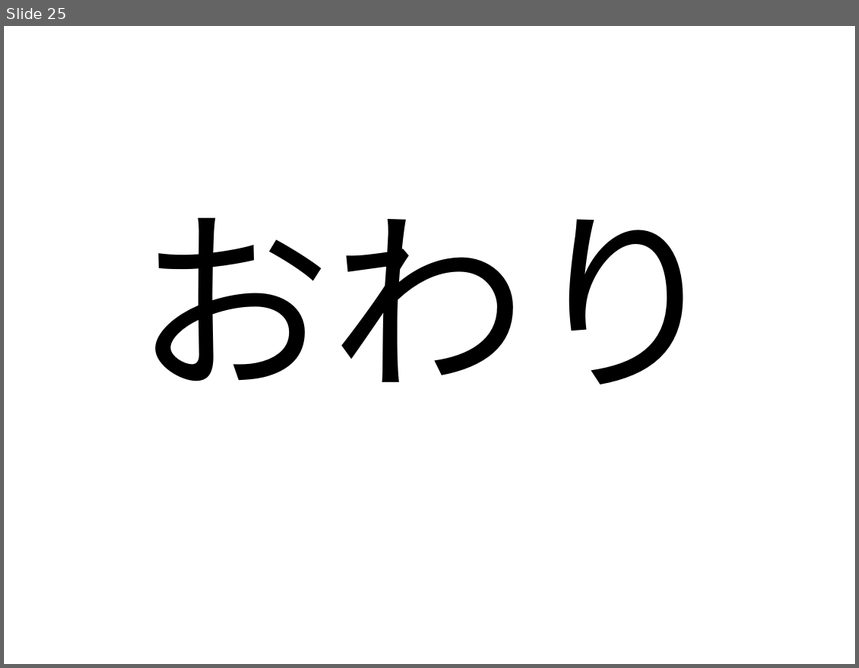
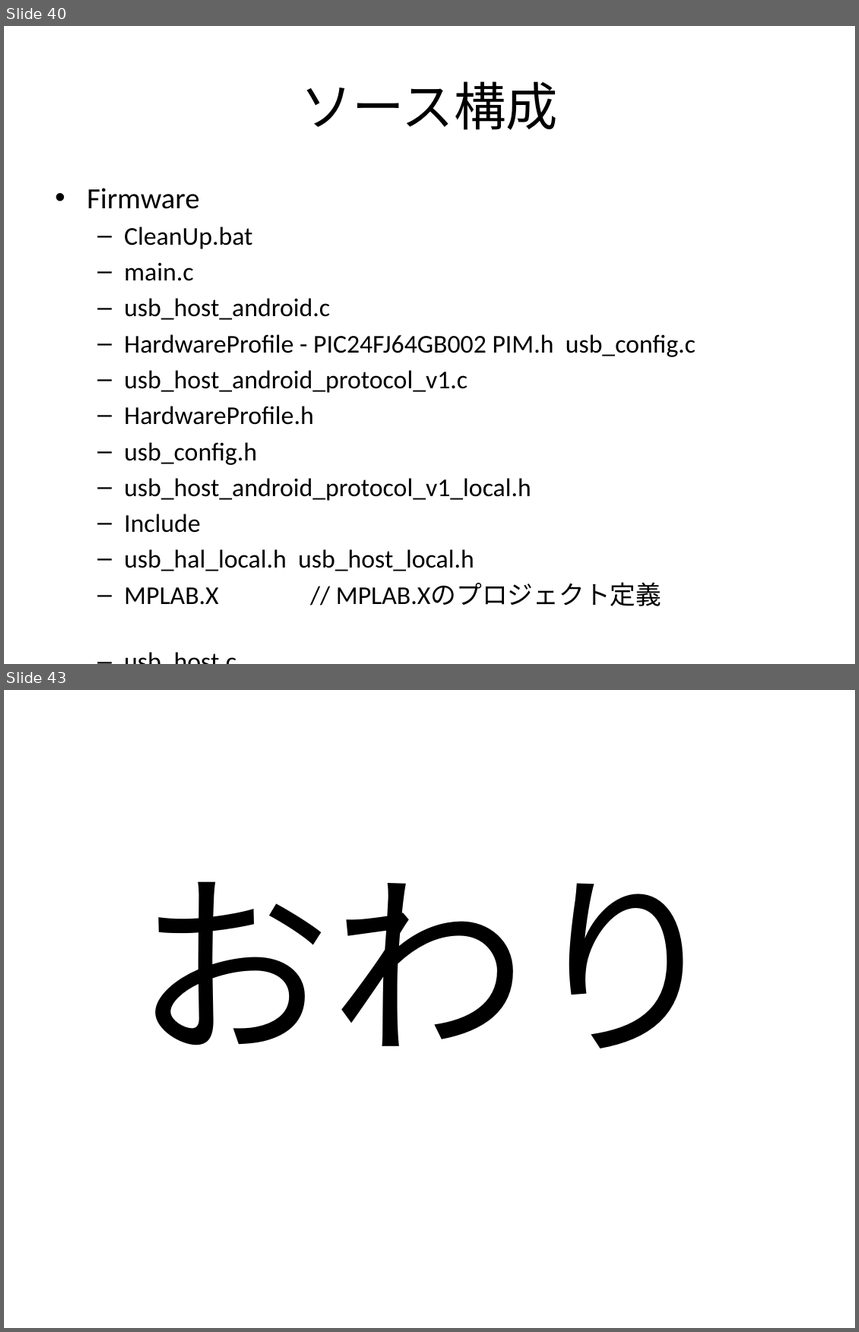
Before and after one commit to magoroku15/OpenAccessoryDemo, a slide deck: Doc/poorman's adk.pptx. Shown one above the other, each under a label of ours: slide 25 before the commit, slides 40 and 43 after it; the slides between them are not shown. The pictures are 859x668 and 859x1332 pixels, drawn with LibreOffice and Linux fonts; fonts in the diff are those of the drawing. Boxes give left, top, right and bottom in pixels: in the first picture for what was removed or moved away, otherwise in the second. Text is boxed around its words. In the diff, an @@ line names an element or a change of style, - is before the commit and + after.

```diff
--- a/Doc/poorman's adk.pptx
+++ b/Doc/poorman's adk.pptx
@@ slide 40 added at [4,26,855,664], background #FFFFFF @@
@@ title added at [300,81,558,130], 44 pt, text #000000 @@
+ソース構成
@@ text added at [87,188,696,607], 21.7 pt, text #000000 @@
+• Firmware
+  – CleanUp.bat
+  – main.c
+  – usb_host_android.c
+  – HardwareProfile - PIC24FJ64GB002 PIM.h usb_config.c
+  – usb_host_android_protocol_v1.c
+  – HardwareProfile.h
+  – usb_config.h
+  – usb_host_android_protocol_v1_local.h
+  – Include
+  – usb_hal_local.h usb_host_local.h
+  – MPLAB.X // MPLAB.Xのプロジェクト定義
+  – usb_host.c
@@ what was slide 25 is now slide 43 @@
```
Also in this commit, not shown: 4 slides changed, 17 other slides added.
